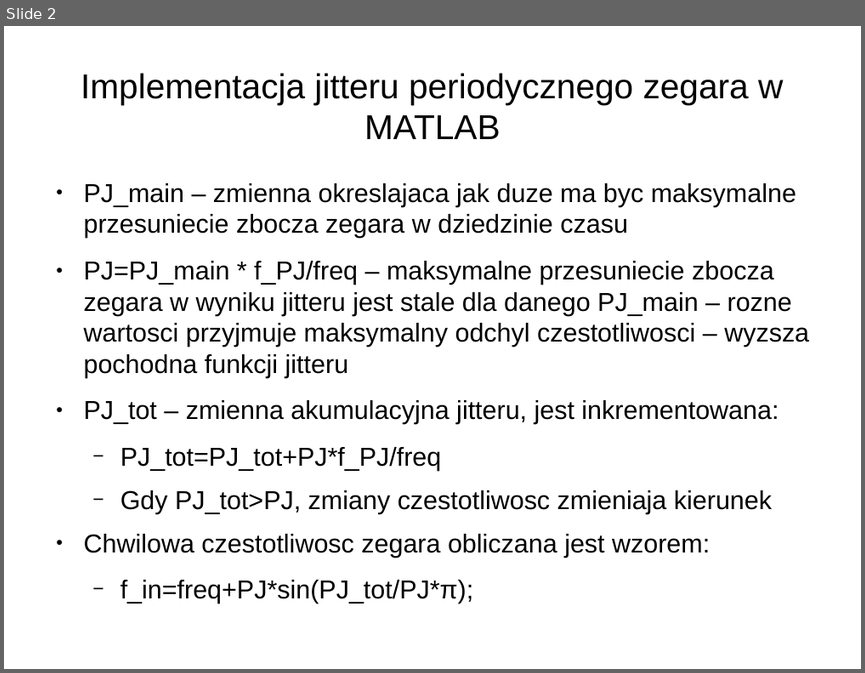
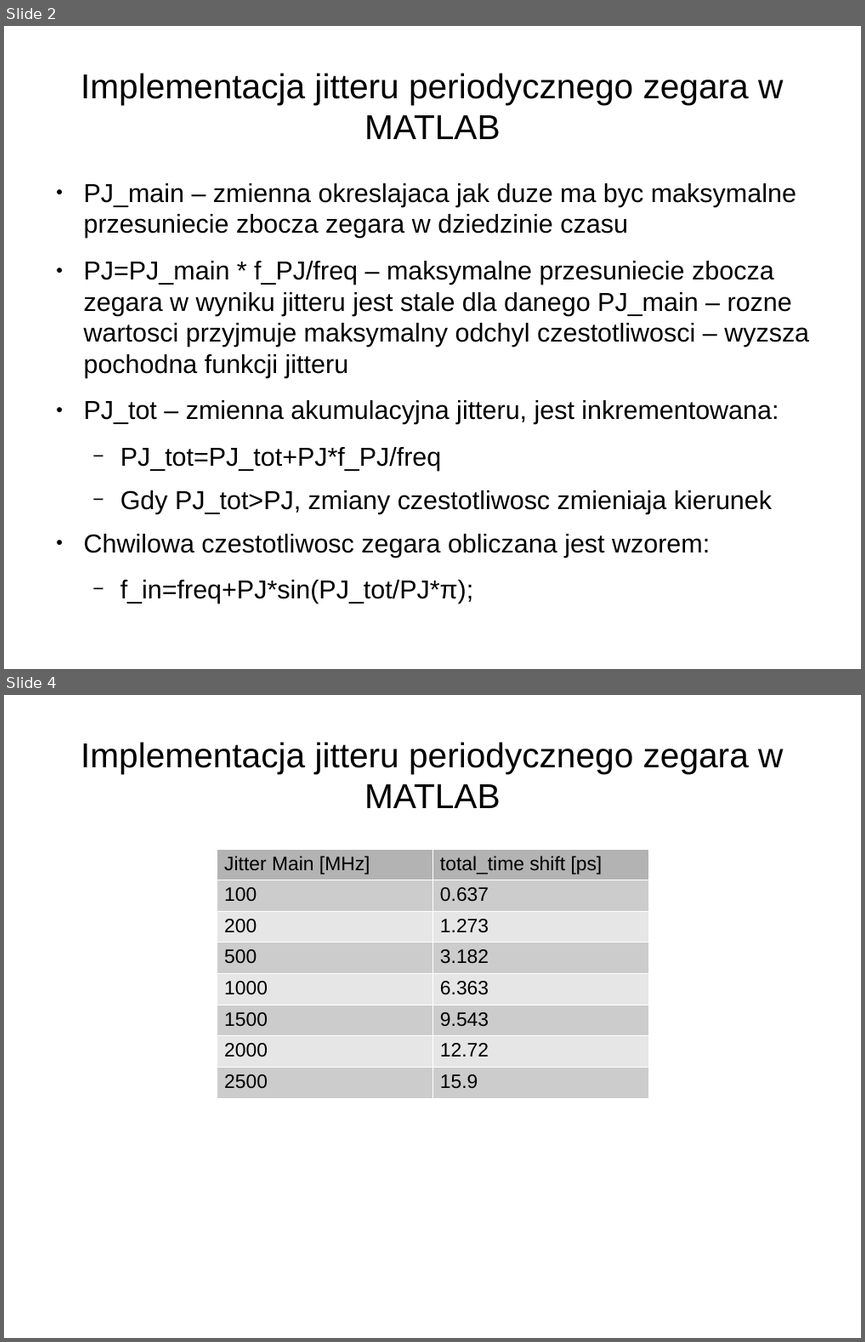
Before and after one commit to joannabp/ProjektSynopsys, a slide deck: Untitled 2.odp. Shown one above the other, each under a label of ours: slide 2 before the commit, slides 2 and 4 after it; the slides between them are not shown. The pictures are 865x673 and 865x1342 pixels, drawn with LibreOffice and Linux fonts; fonts in the diff are those of the drawing. Boxes give left, top, right and bottom in pixels: in the first picture for what was removed or moved away, otherwise in the second. Text is boxed around its words. In the diff, an @@ line names an element or a change of style, - is before the commit and + after.

Commit message:
Prezentacja + przesuniety zegar na starcie
Przesunienty zegar na starcie aby zwiekszyc poczatkowy zapas setup(zmniejszony hold).

```diff
--- a/Untitled 2.odp
+++ b/Untitled 2.odp
@@ slide 4 added at box(4, 695, 861, 1338), background #FFFFFF @@
@@ title added at box(80, 742, 783, 808), 32 pt, text #000000 @@
+Implementacja jitteru periodycznego zegara w MATLAB
@@ table added at box(217, 849, 649, 1091), 8 rows, 2 columns @@
+Jitter Main [MHz] | total_time shift [ps]
+100 | 0.637
+200 | 1.273
+500 | 3.182
+1000 | 6.363
+1500 | 9.543
+2000 | 12.72
+2500 | 15.9
```
Also in this commit, not shown: 1 slide changed, 2 other files.
